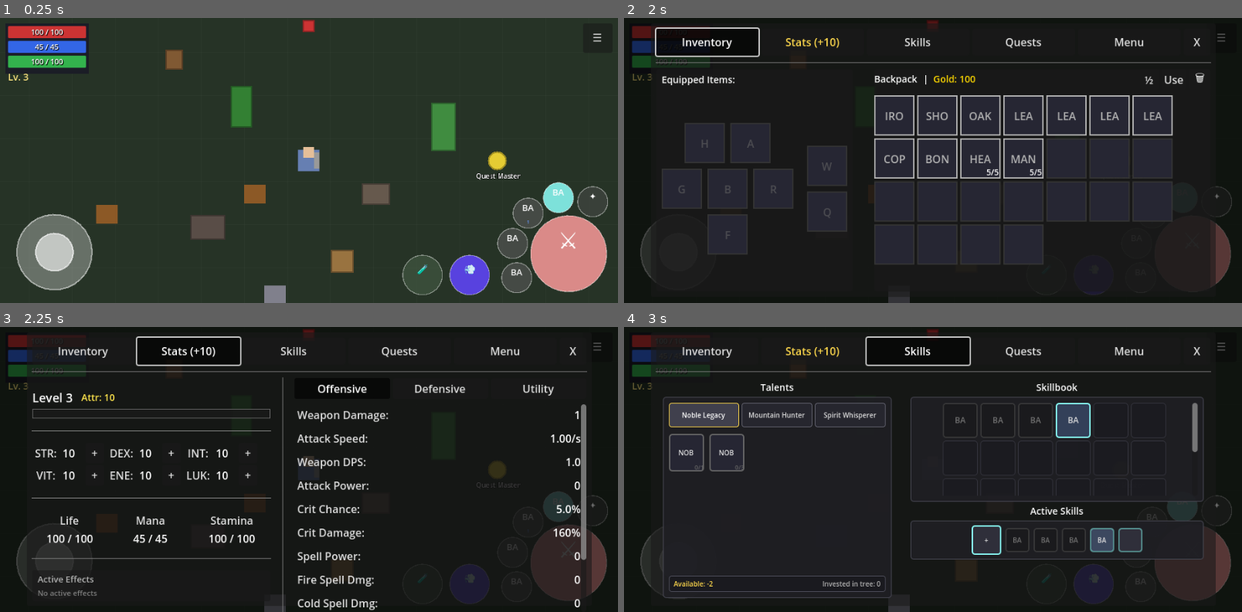
Above: before the commit, frames 1-4 (two rows, left to right).
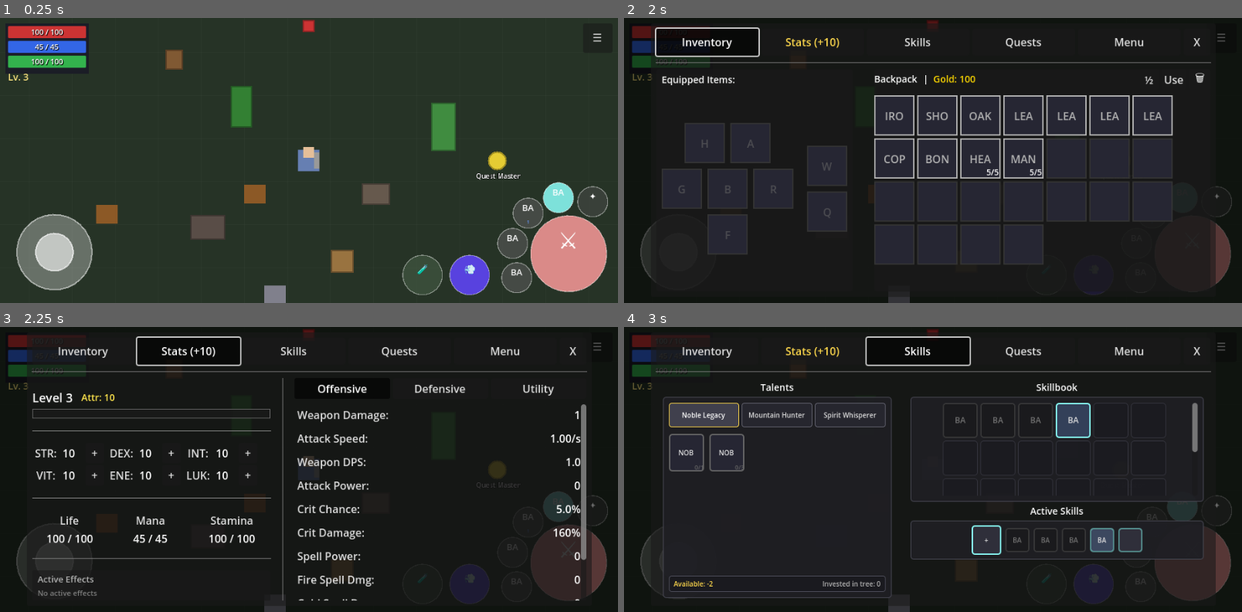
Above: after the commit, the same moments.

Repository: MatousHruska/MobileTestia
Game: Godot game, scene res://scenes/world/test_zone.tscn
Two runs of this game, one before a commit and one after it. Both use one fixed random seed, a clock stepped at 60 frames per second and the inputs below.
Inputs:
- Up to frame 1 (0.25 s): no input
- Up to frame 2 (2 s): click "☰" at 0.5 s; click "Inventory" at 1.25 s
- Up to frame 3 (2.25 s): click "Stats (+10)" at 2 s
- Up to frame 4 (3 s): click "Skills" at 2.75 s

Frames 1-2 are identical in both runs. In frame 3, 0.2% of the frame differs, in the area x 5-94%, y 17-100%; in frame 4, nothing differs.

Commit message:
Fix StatsPanel overflow by enabling clip_contents

Diff:
--- a/scripts/ui/menu/stats_panel.gd
+++ b/scripts/ui/menu/stats_panel.gd
@@ -34,6 +34,8 @@
 
 
 func _ready() -> void:
+	# Clip content to prevent overflow beyond panel bounds
+	clip_contents = true
 	_build_ui()
 	_setup_popup()
 	_setup_hold_timer()
